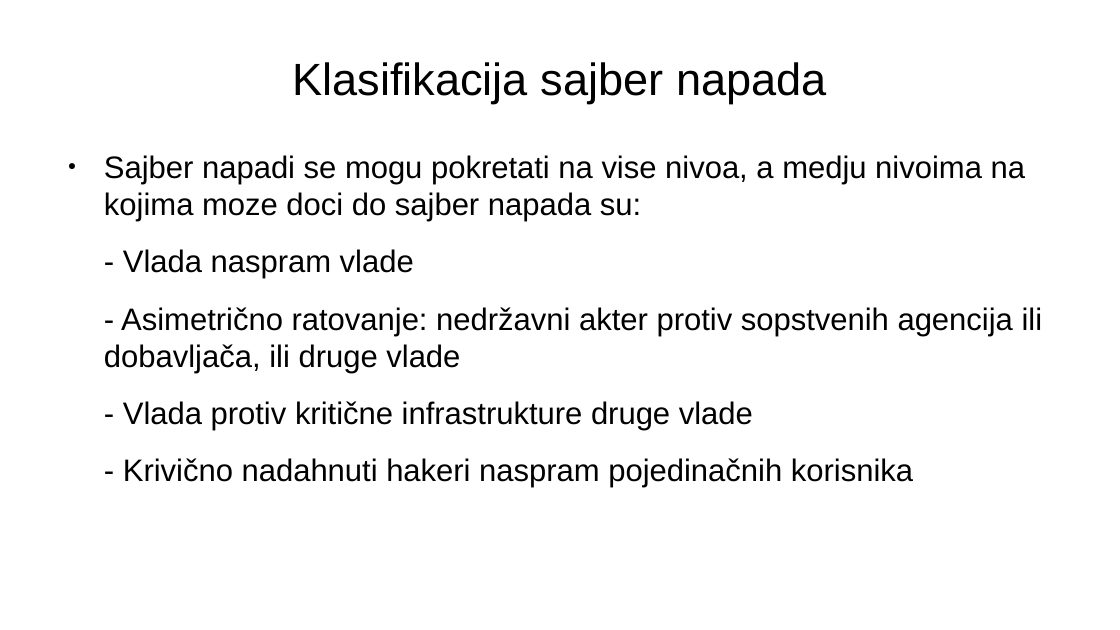
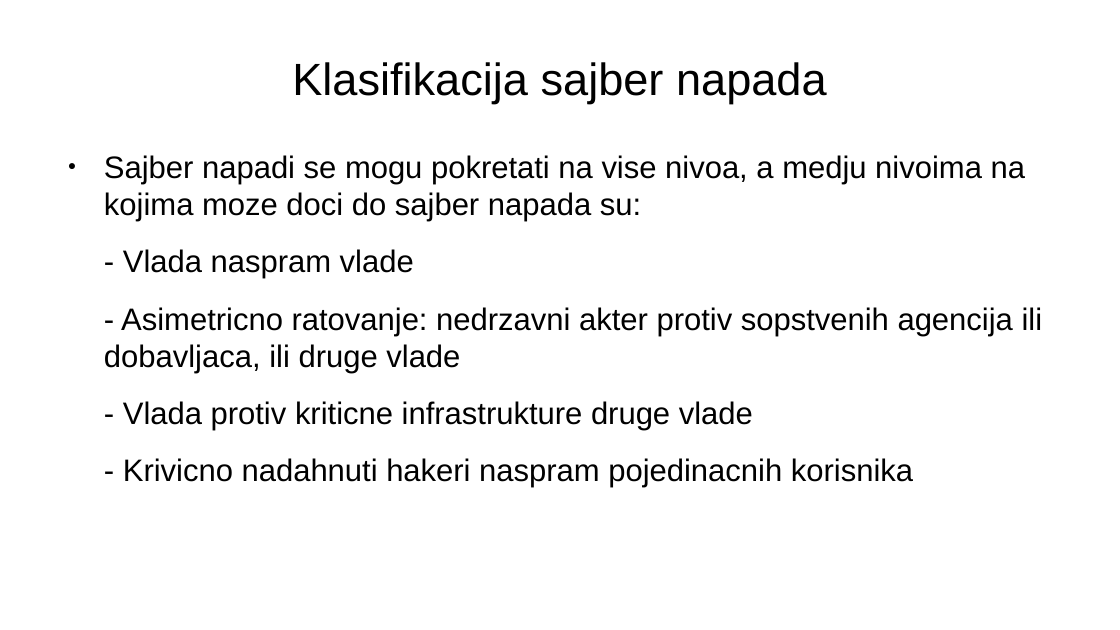
Before and after one commit to vukvuk21/RID, a slide deck: slide 9 of rid_2022_seminarski/mi19120_Luka_Vukotic/Predavanje_2/SajberRat.odp. Drawn at 1120x630 pixels with LibreOffice and Linux fonts; fonts in the diff are those of the drawing. Boxes give left, top, right and bottom in pixels: in the first picture for what was removed or moved away, otherwise in the second. Text is boxed around its words. In the diff, an @@ line names an element or a change of style, - is before the commit and + after.

```diff
--- a/rid_2022_seminarski/mi19120_Luka_Vukotic/Predavanje_2/SajberRat.odp
+++ b/rid_2022_seminarski/mi19120_Luka_Vukotic/Predavanje_2/SajberRat.odp
@@ text at (x1=104, y1=307, x2=1043, y2=488): text changed @@
-- Asimetrično ratovanje: nedržavni akter protiv sopstvenih agencija ili dobavljača, ili druge vlade
-- Vlada protiv kritične infrastrukture druge vlade
-- Krivično nadahnuti hakeri naspram pojedinačnih korisnika
+- Asimetricno ratovanje: nedrzavni akter protiv sopstvenih agencija ili dobavljaca, ili druge vlade
+- Vlada protiv kriticne infrastrukture druge vlade
+- Krivicno nadahnuti hakeri naspram pojedinacnih korisnika
```
Also in this commit, not shown: 4 other slides changed, 8 other files.
